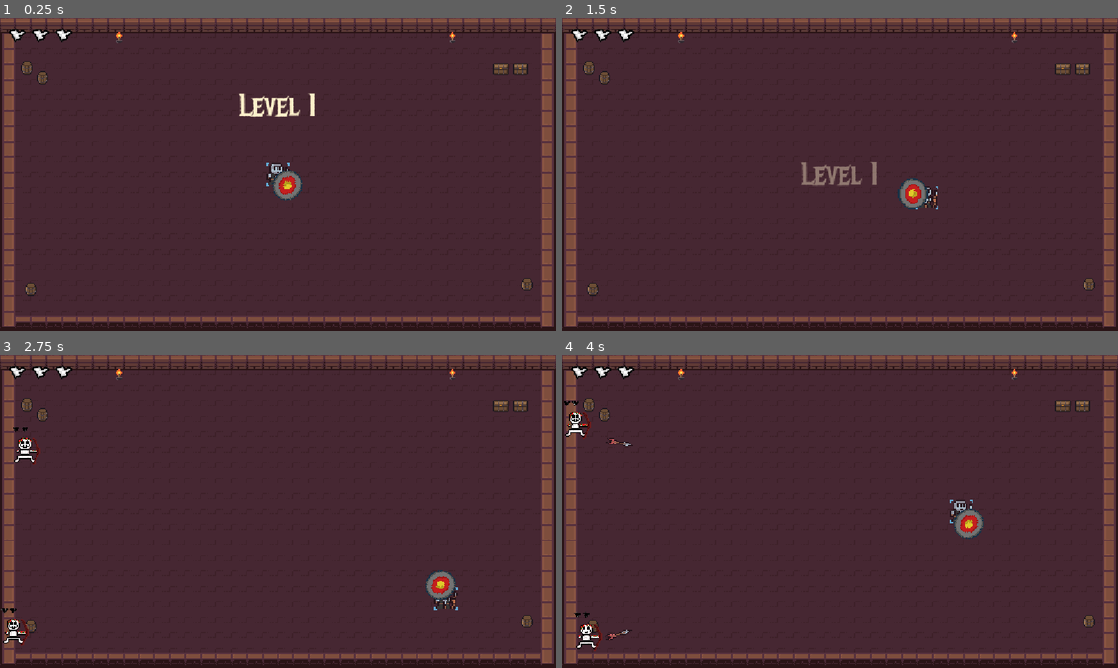
Above: before the commit, frames 1-4 (two rows, left to right).
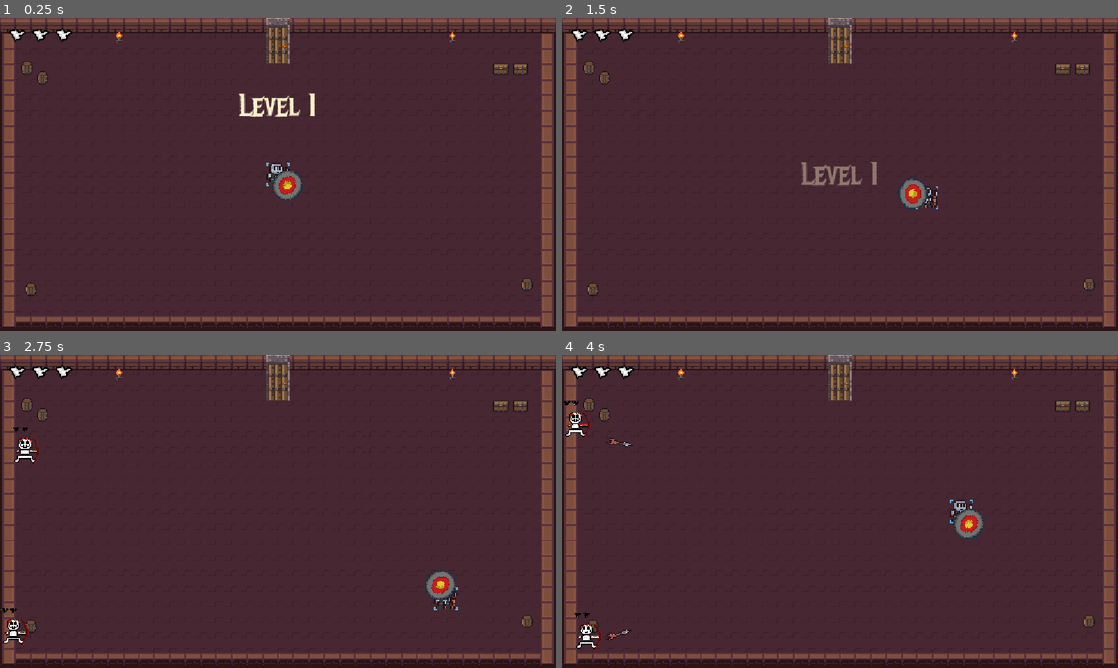
Above: after the commit, the same moments.

Repository: Tylerr-D/bonc
Game: Godot game, scene res://main.tscn
Same seed, same stepped clock (60 frames per second), same inputs: the game is played once before the commit and once after it. Sound files missing from this copy of the repository are replaced by a short silence.
Inputs (mouse positions are in pixels of both pictures, inside the frame that each line leads up to):
- Up to frame 1 (0.25 s): no input
- Up to frame 2 (1.5 s): move the mouse to (962, 158) at 0.52 s; hold D (move_right) 0.53-1.28 s; move the mouse to (728, 190) at 1.27 s; hold S (move_down) from 1.28 s (still down)
- Up to frame 3 (2.75 s): move the mouse to (333, 442) at 2.02 s; release S (move_down) at 2.03 s; hold D (move_right) from 2.03 s (still down)
- Up to frame 4 (4 s): move the mouse to (812, 574) at 2.77 s; release D (move_right) at 2.78 s; hold W (move_up) 2.78-3.53 s; move the mouse to (1006, 558) at 3.52 s; hold A (move_left) from 3.53 s (still down)

The runs differ from the first frame. In frame 1, 0.4% of the frame differs, in the area x 47-53%, y 0-15%; in frame 2, 0.4%; in frame 3, 0.4%; in frame 4, 0.4%.

Commit message:
doors for lvls

Diff:
--- a/background.gd
+++ b/background.gd
@@ -1,6 +1,7 @@
 extends Control
 
 var room = 1
+var door_open = false
 var tiles = preload("res://Dungeon_Tileset.png")
 var barrel = preload("res://props/barrel.png")
 var chest = preload("res://props/chest_closed.png")
@@ -9,6 +10,8 @@
 var skull = preload("res://props/skull.png")
 var torch = preload("res://props/torch_wall_anim.png")
 var candle = preload("res://props/candle_anim.png")
+var closed_door = preload("res://props/door_closed.png")
+var open_door = preload("res://props/door_open.png")
 
 func _ready():
 	resized.connect(queue_redraw)
@@ -54,6 +57,10 @@
 	for x in [size.x * 0.2, size.x * 0.8]:
 		draw_texture_rect_region(torch, Rect2(x, 24, 32, 32), Rect2(0, 0, 16, 16))
 
+	if room < 3:
+		var door = open_door if door_open else closed_door
+		draw_texture_rect(door, Rect2(size.x / 2 - 24, 0, 48, 96), false)
+
 func draw_prop(texture, pos):
 	draw_texture_rect(texture, Rect2(pos, texture.get_size() * 2), false)
 
--- a/main.gd
+++ b/main.gd
@@ -7,20 +7,28 @@
 var hearts = [2, 3, 2]
 var enemy_scene = preload("res://enemy.tscn")
 var title_tween
-var starting = false
+var starting = true
 
 func _ready():
 	$Music.stream.loop = true
+	start_level.call_deferred()
 
 func _process(delta):
-	if not starting and level < 3 and get_tree().get_nodes_in_group("enemies").is_empty():
-		start_level()
+	if starting:
+		return
+	if level < 3 and get_tree().get_nodes_in_group("enemies").is_empty():
+		$Background/Arena.door_open = true
+		$Background/Arena.queue_redraw()
+		var pos = $Player.get_global_transform_with_canvas().origin
+		if abs(pos.x - get_viewport_rect().size.x / 2) < 24 and pos.y <= 60:
+			start_level()
 
 func start_level():
 	starting = true
 	level += 1
 	saved_level = level
 	$Background/Arena.room = level
+	$Background/Arena.door_open = false
 	$Background/Arena.self_modulate = [Color(1.15, 1.05, 0.85), Color(0.75, 0.9, 1.2), Color(1.2, 0.65, 0.65)][level - 1]
 	$Background/Arena.queue_redraw()
 	$Player.health = 3
@@ -34,6 +42,8 @@
 		ball.queue_free()
 	$HUD/Wave.text = "Level " + str(level)
 	var screen = get_viewport_rect().size
+	if level > 1:
+		$Player.global_position = get_canvas_transform().affine_inverse() * Vector2(screen.x / 2, screen.y - 100)
 	if title_tween:
 		title_tween.kill()
 	$HUD/Wave.position.y = -100
Binary file added: props/door_closed.png
Not shown, added: props/door_closed.png.import
Binary file added: props/door_open.png
Not shown, added: props/door_open.png.import
